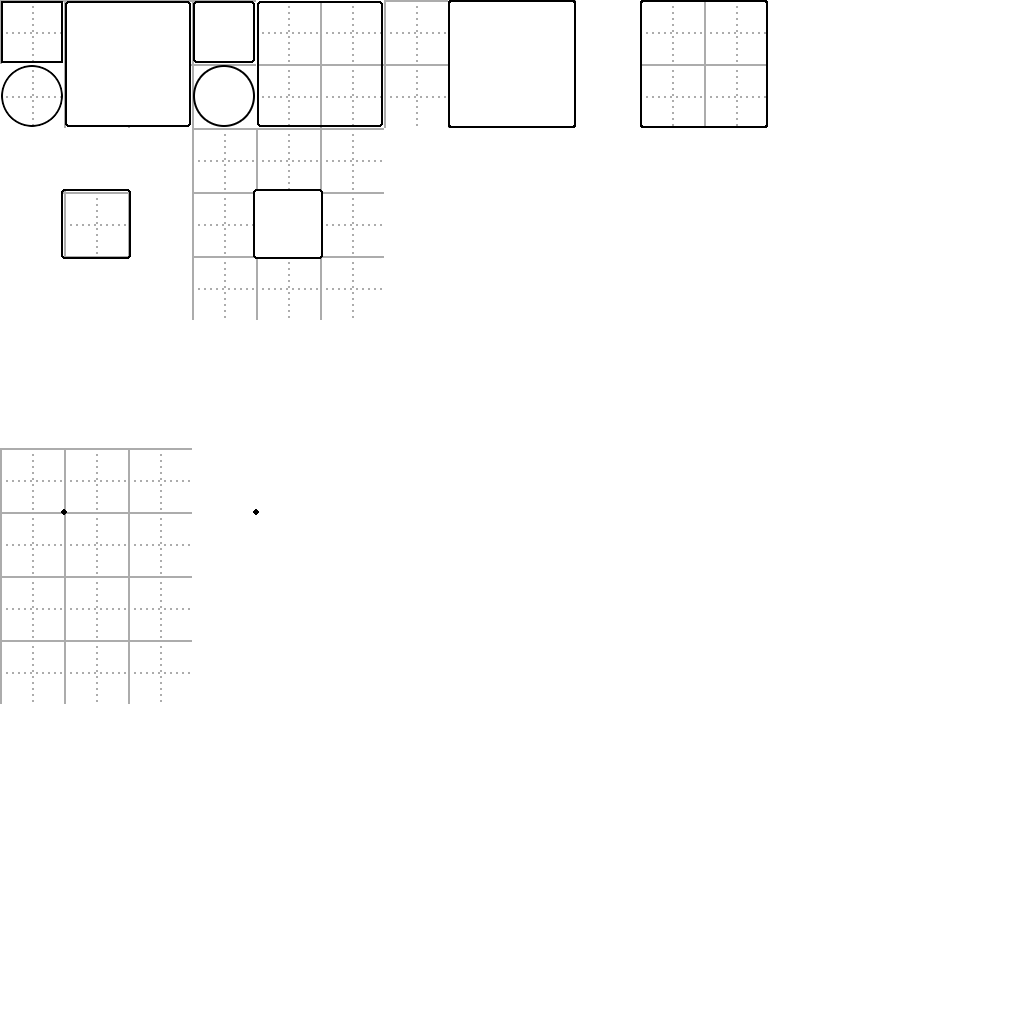
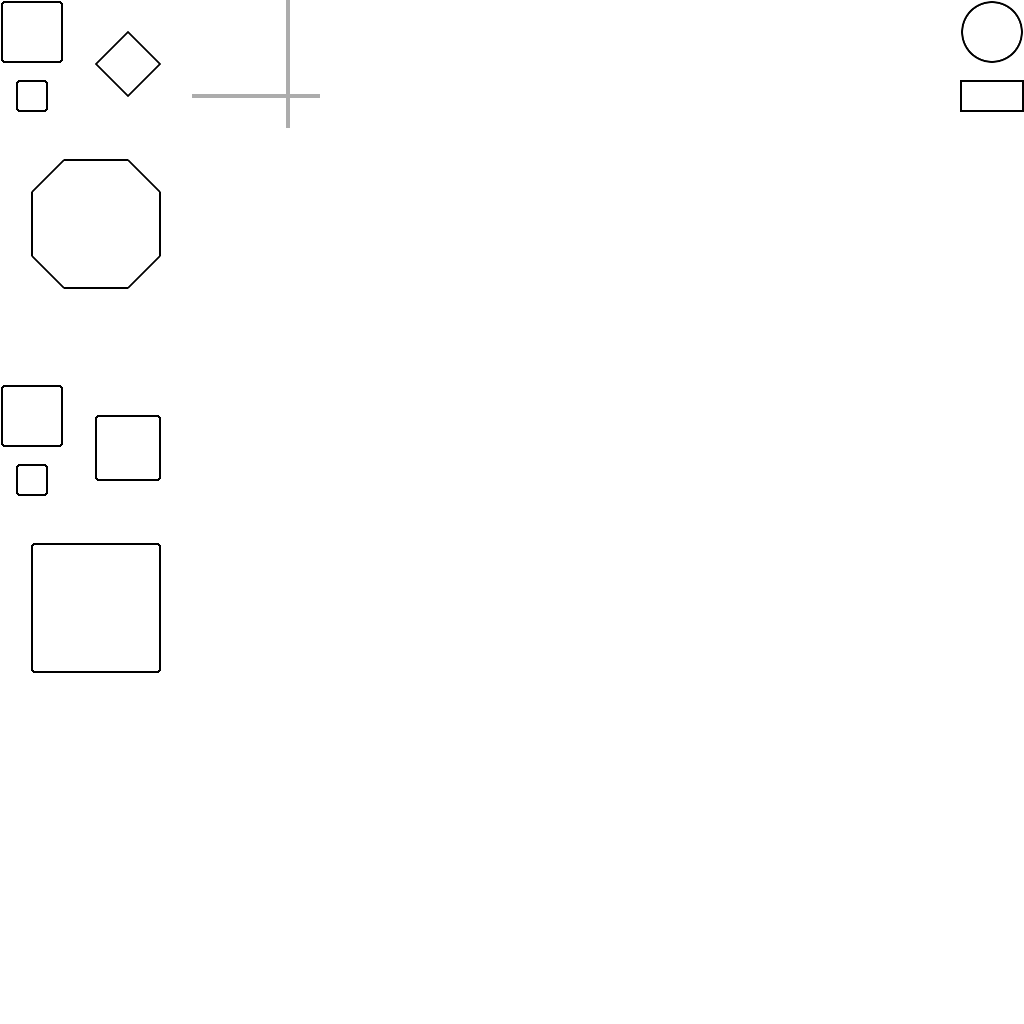
Before/after of a w=1024, h=1024 layered artwork. What changed in the layer stack:
removed layer "low" over box(0, 0, 768, 704)
added layer "low copy" over box(0, 0, 1024, 704)
